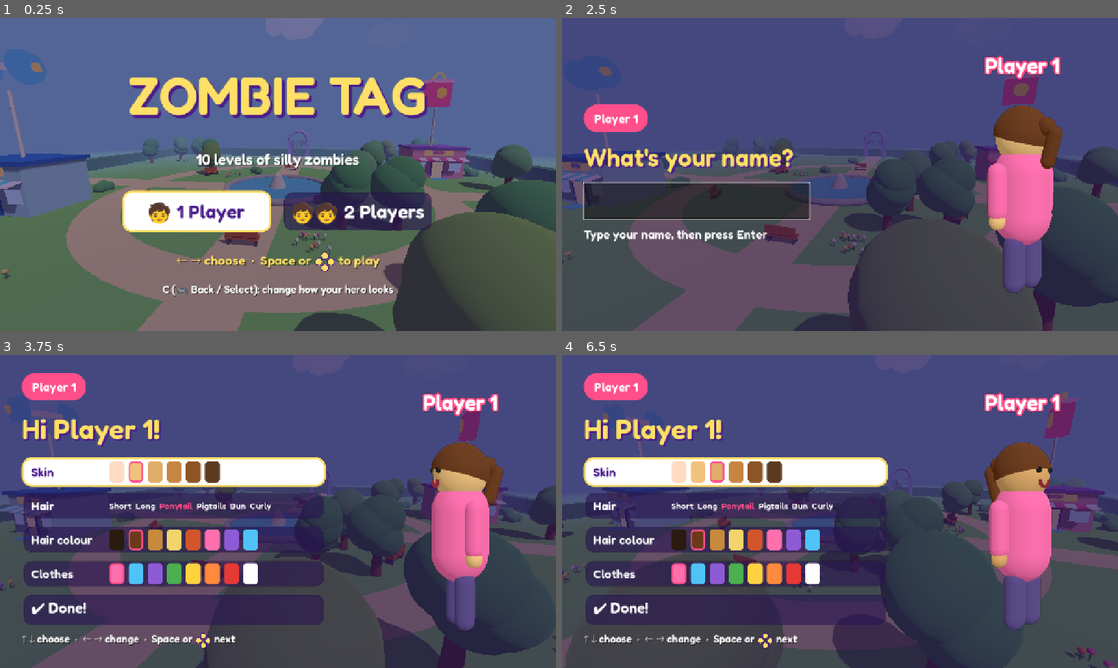
Above: before the commit, frames 1-4 (two rows, left to right).
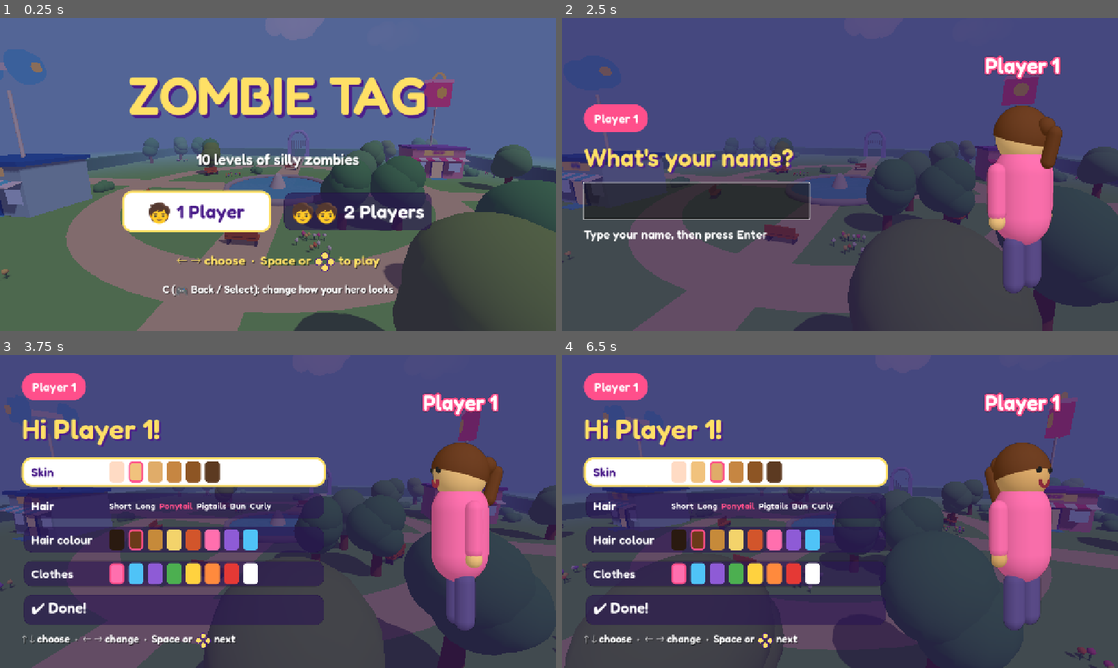
Above: after the commit, the same moments.

Repository: BennyWebb/zombie-tag
Game: Godot game, scene res://scenes/main.tscn
Same seed, same stepped clock (60 frames per second), same inputs: the game is played once before the commit and once after it.
Inputs (mouse positions are in pixels of both pictures, inside the frame that each line leads up to):
- Up to frame 1 (0.25 s): no input
- Up to frame 2 (2.5 s): tap Enter at 0.5, 0.6 s; hold W (menu_up) 0.53-2 s; tap Keypad Enter at 1.35 s; click (695, 199) at 2.02 s; type "12" at 2.1 s
- Up to frame 3 (3.75 s): tap Enter at 2.75 s; hold A (menu_left) from 2.78 s (still down); tap Backspace at 2.85 s; tap Q at 3.6 s
- Up to frame 4 (6.5 s): release A (menu_left) at 4.28 s; hold Escape (menu_back) 4.28-5.03 s; tap Shift at 4.35 s; hold D (menu_right) 5.03-5.78 s; tap X at 5.1 s; hold W (menu_up) from 5.78 s (still down); tap Delete at 5.85 s

The runs differ from the first frame. In frame 2, 0.1% of the frame differs, in the area x 79-89%, y 47-83%; in frame 3, less than 0.1%; in frame 4, less than 0.1%.

Commit message:
Godot: light shapes at their corners (vertex shading)
The Shield's time goes on colouring in each dot: in two-player, going
from 100% to 60% sharpness took the late frames from 80-100 to 0-14.
With vertex shading the light is worked out at each corner instead of
every dot, which looks the same on the game's flat-coloured models
(checked side by side in day, night and lamp-lit levels).

Co-Authored-By: Claude Opus 5.5 <noreply@anthropic.com>
Claude-Session: https://claude.ai/code/session_01LLQA4ZnRtB4LSabNngitDm

Diff:
--- a/godot/project.godot
+++ b/godot/project.godot
@@ -39,6 +39,7 @@
 renderer/rendering_method="gl_compatibility"
 renderer/rendering_method.mobile="gl_compatibility"
 anti_aliasing/quality/msaa_3d=1
+shading/overrides/force_vertex_shading=true
 textures/vram_compression/import_etc2_astc=true
 
 [editor_plugins]
Not shown, changed: godot/README.md
